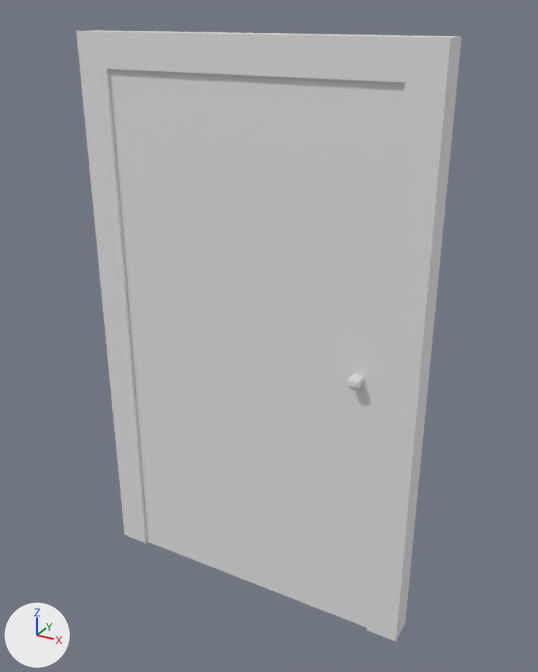
One commit to the Blender file Assets/RawModels/singledoor.blend: the scene before it, then after it.
Both versions are drawn from a camera (50 mm lens) standing at (1.062, -1.815, 1.859) and looking at (0.042, 0.039, 0.932). Every picture has the same lights, and +X, +Y and +Z are marked at lower left.

Names of what the first picture shows: 'Door', 'DoorFrame'.
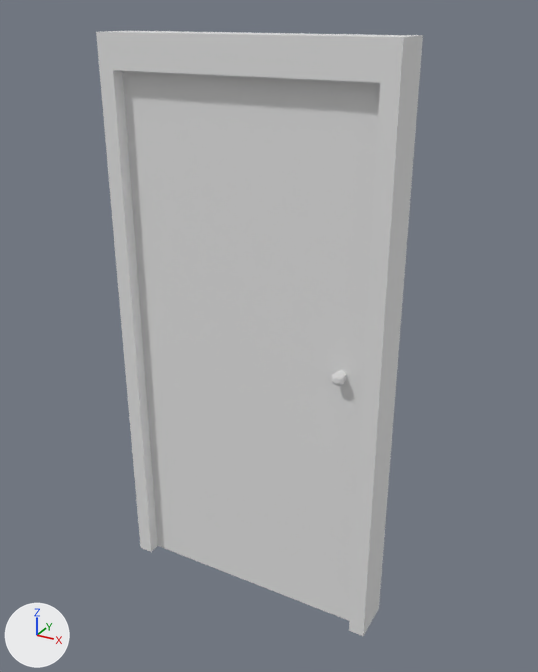
Where the change shows, as pixel boxes (x1, y1, x2, y2) in the pictures (538 x 672 px; the box of a moved part takes in the faces that stretch with it):
'Door', reshaped (13% narrower)
    before: (109, 69, 405, 628)
    after: (122, 71, 380, 621)
'DoorFrame', reshaped (15% narrower)
    before: (76, 30, 462, 642)
    after: (96, 31, 423, 636)
part 1 of me_cube_004, added
    after: (122, 71, 380, 621)
part 2 of me_cube_004, moved or reshaped
    before: (347, 374, 363, 390)
    after: (331, 370, 347, 386)

Edits to the bpy script that builds the scene:
```text
Change me_cube_004:
    where me_cube_004.from_pydata(...)  # 38 vertices, 32 faces; spans x -0.45..0.45, y -0.07..0.03, z -1.0..0.7
    used by ob_door; location = (0.0, 0.0, 1.0)
    me_cube_004 part 1: a new loose piece, a box spanning x -0.4..0.4, y -0.03..0.03, z -1.0..0.7
    me_cube_004 part 2: the loose piece of 30 vertices spanning x 0.35..0.39, y -0.07..-0.03, z -0.13..-0.09 is moved by (-0.05, 0.0, 0.0)
Change me_cube_003:
    used by ob_doorframe; location = (0.0, 0.0, 1.0)
    remove me_cube_003.from_pydata(...)  # 24 vertices, 22 faces; spans x -0.55..0.55, y -0.04..0.05, z -1.0..0.8
    add me_cube_003.from_pydata(...)  # 24 vertices, 22 faces; spans x -0.45..0.45, y -0.07..0.07, z -1.0..0.8
    me_cube_003 part 3: 24 of 24 vertices moved; they spanned x -0.55..0.55, y -0.04..0.05, z -1.0..0.8 and now span x -0.45..0.45, y -0.07..0.07, z -1.0..0.8; mean shift (0.0, -0.01, 0.0); largest move (-0.55, -0.04, -1.0) -> (-0.45, -0.07, -1.0)
```
